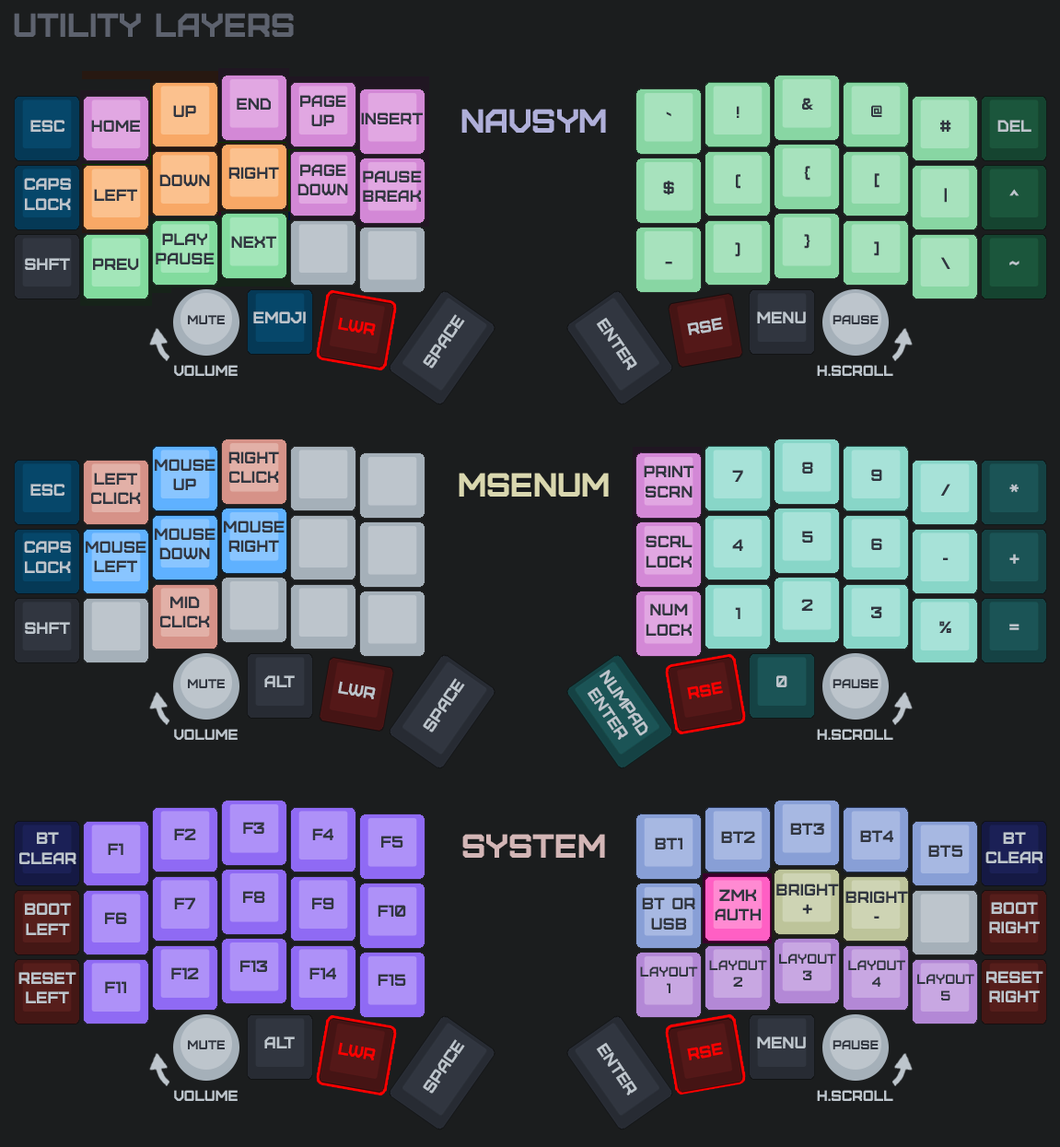
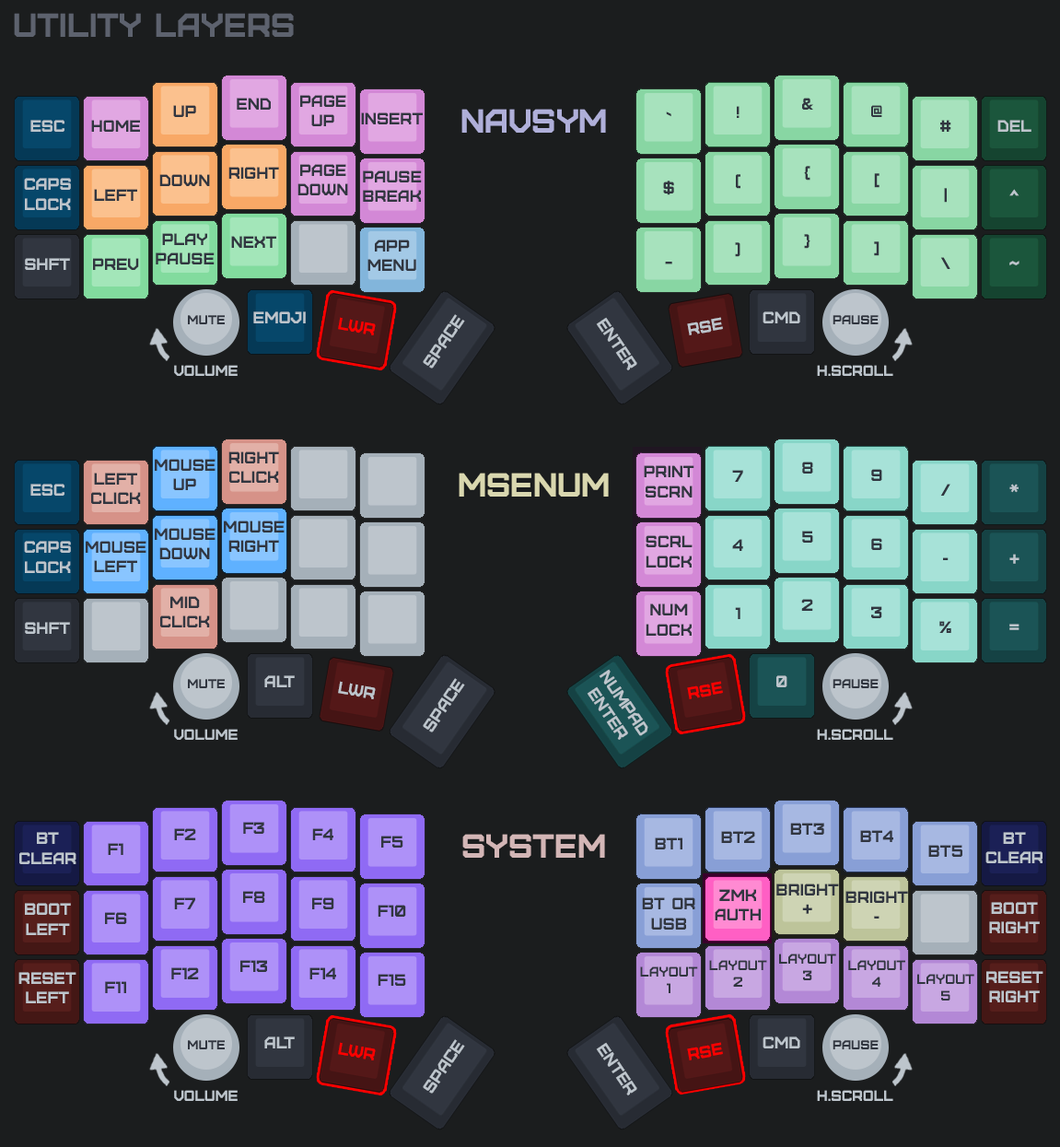
Before/after of a 1060x1147 layered artwork. What changed in the layer stack:
painted on "2-5" (1st of 6, in "SYMBOL" › "Keymap" › "Left") over box(367, 239, 417, 271)
painted on "3-2" (2nd of 6, in "SYMBOL" › "Keymap" › "Right") over box(757, 311, 806, 324)
painted on "3-2" (6th of 6, in "SYSTEM" › "Keymap" › "Right") over box(757, 1036, 806, 1049)
